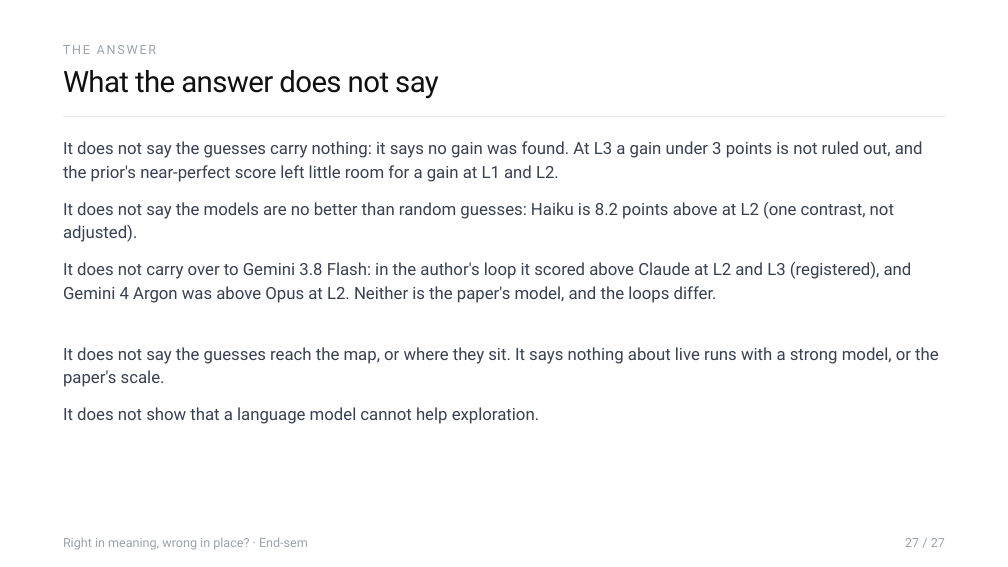
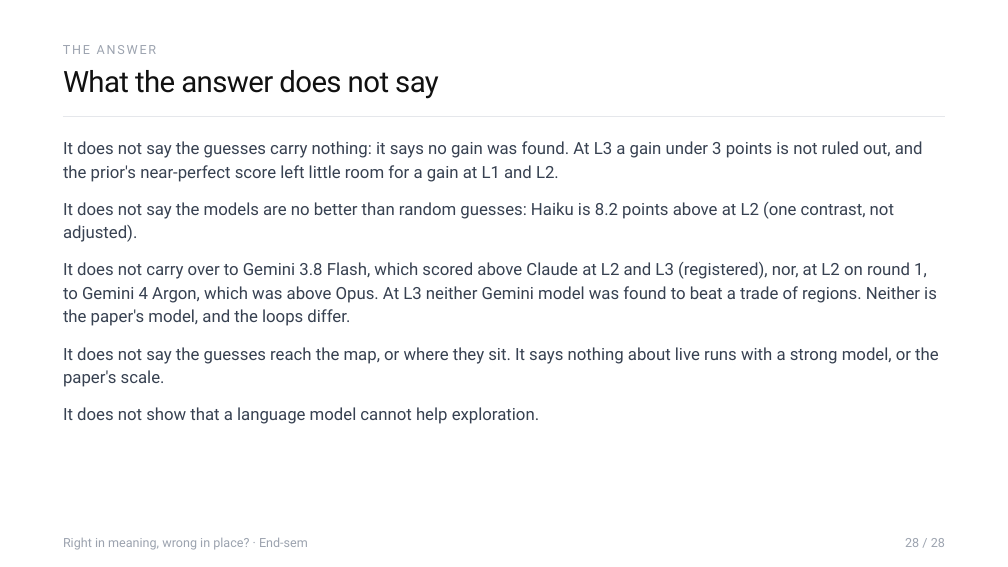
Before and after one commit to Sher110106/validity-aware-active-semantic-exploration, a slide deck: slide 28 of docs/endsem_2026-11/ASP_Endsem.pptx (slide 27 before the commit). Drawn at 1008x567 pixels with LibreOffice and Linux fonts; fonts in the diff are those of the drawing. Boxes give left, top, right and bottom in pixels: in the first picture for what was removed or moved away, otherwise in the second. Text is boxed around its words. In the diff, an @@ line names an element or a change of style, - is before the commit and + after.

```diff
--- a/docs/endsem_2026-11/ASP_Endsem.pptx
+++ b/docs/endsem_2026-11/ASP_Endsem.pptx
@@ text at (x1=63, y1=262, x2=937, y2=326): text changed @@
-It does not carry over to Gemini 3.8 Flash: in the author's loop it scored above Claude at L2 and L3 (registered), and Gemini 4 Argon was above Opus at L2. Neither is the paper's model, and the loops differ.
+It does not carry over to Gemini 3.8 Flash, which scored above Claude at L2 and L3 (registered), nor, at L2 on round 1, to Gemini 4 Argon, which was above Opus. At L3 neither Gemini model was found to beat a trade of regions. Neither is the paper's model, and the loops differ.
@@ text at (x1=905, y1=538, x2=945, y2=547): text changed @@
-27 / 27
+28 / 28
```
Also in this commit, not shown: 27 other slides changed, 1 slide added, 8 other files.
